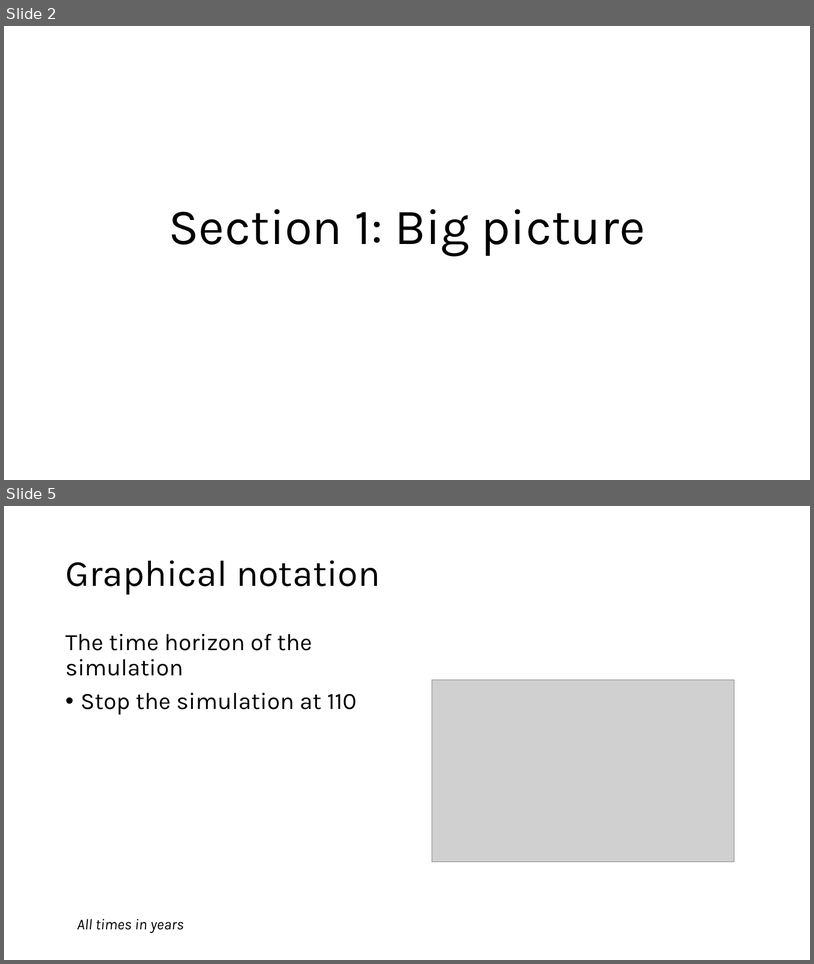
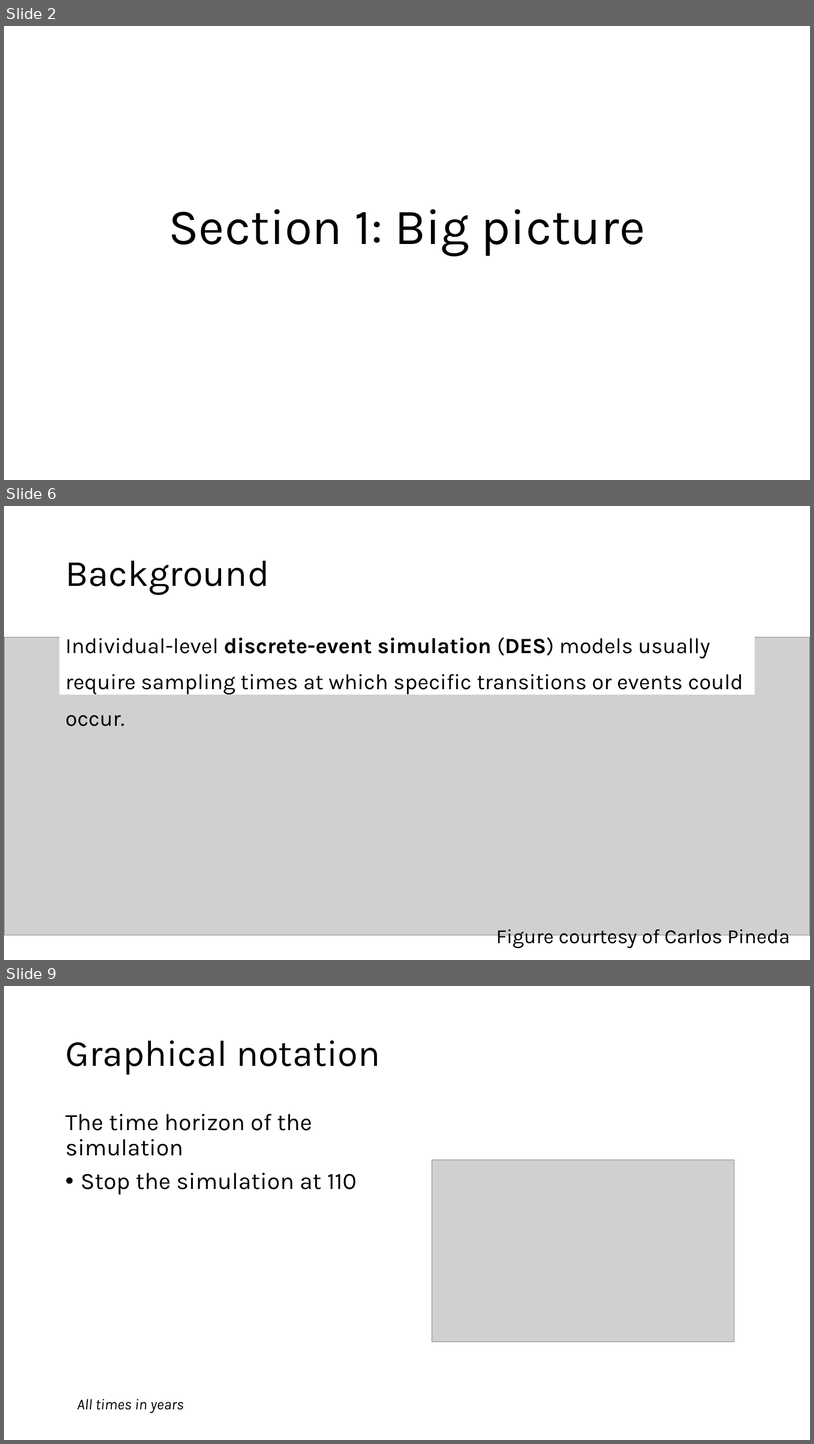
Before and after one commit to ttrikalin/des-R-course, a slide deck: master_files/materials/01_DES.pptx. Shown one above the other, each under a label of ours: slides 2 and 5 before the commit, slides 2, 6 and 9 after it; the slides between them are not shown. The pictures are 814x964 and 814x1444 pixels, drawn with LibreOffice and Linux fonts; fonts in the diff are those of the drawing; grey boxes stand for pictures. Boxes give left, top, right and bottom in pixels: in the first picture for what was removed or moved away, otherwise in the second. Text is boxed around its words. In the diff, an @@ line names an element or a change of style, - is before the commit and + after.

```diff
--- a/master_files/materials/01_DES.pptx
+++ b/master_files/materials/01_DES.pptx
@@ slide 6 added at box(4, 506, 810, 960), background #FFFFFF @@
@@ title added at box(65, 561, 269, 595), 44 pt, text #000000 @@
+Background
@@ text added at box(60, 618, 755, 695), fill #FFFFFF, 25.9 pt, text #000000 @@
+Individual-level discrete-event simulation (DES) models usually require sampling times at which specific transitions or events could occur.
@@ picture added at box(4, 637, 810, 935) @@
@@ text added at box(291, 637, 418, 654), 24 pt, text #000000 @@
+Discrete-time simulation
@@ text added at box(497, 929, 791, 948), 24 pt, text #000000 @@
+Figure courtesy of Carlos Pineda
@@ what was slide 5 is now slide 9 @@
```
Also in this commit, not shown: 4 slides changed, 6 other slides added, 2 slides removed, 7 other files.
